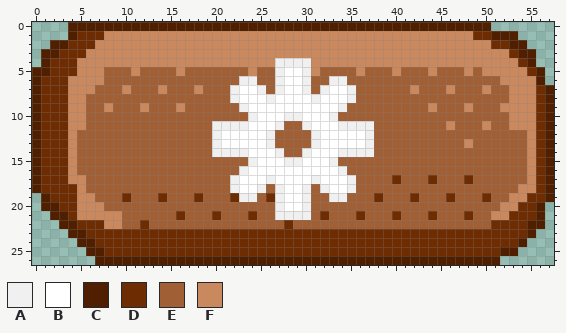
One commit to this pixel-art sprite: Materials/Pictures/Assets/btn_confi.png. Above is the file before it was changed.
The file is 58x27 pixels. Colours within 5 levels of each other are drawn and written as one.
Palette (. is transparent): A #f0f0f0  B #ffffff  C #501f00  D #6e2c03  E #a15f36  F #ca885f
After:
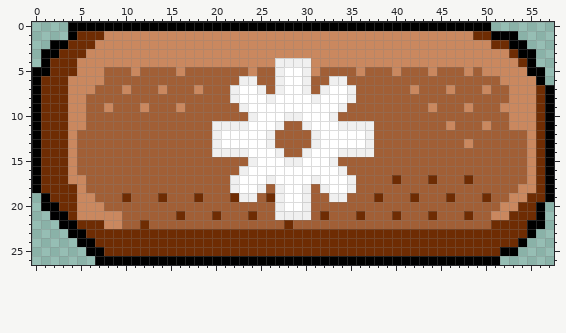
The edit:
@@ palette @@
-C #501f00
+C #000000
@@ x 53..57 @@
  4 FDC..
- 5 FFDC.
+ 5 FFCC.
  6 FFFC.
Changed places in both pictures, as pixel boxes (x1, y1, x2, y2):
changed: (32, 22, 554, 265)
